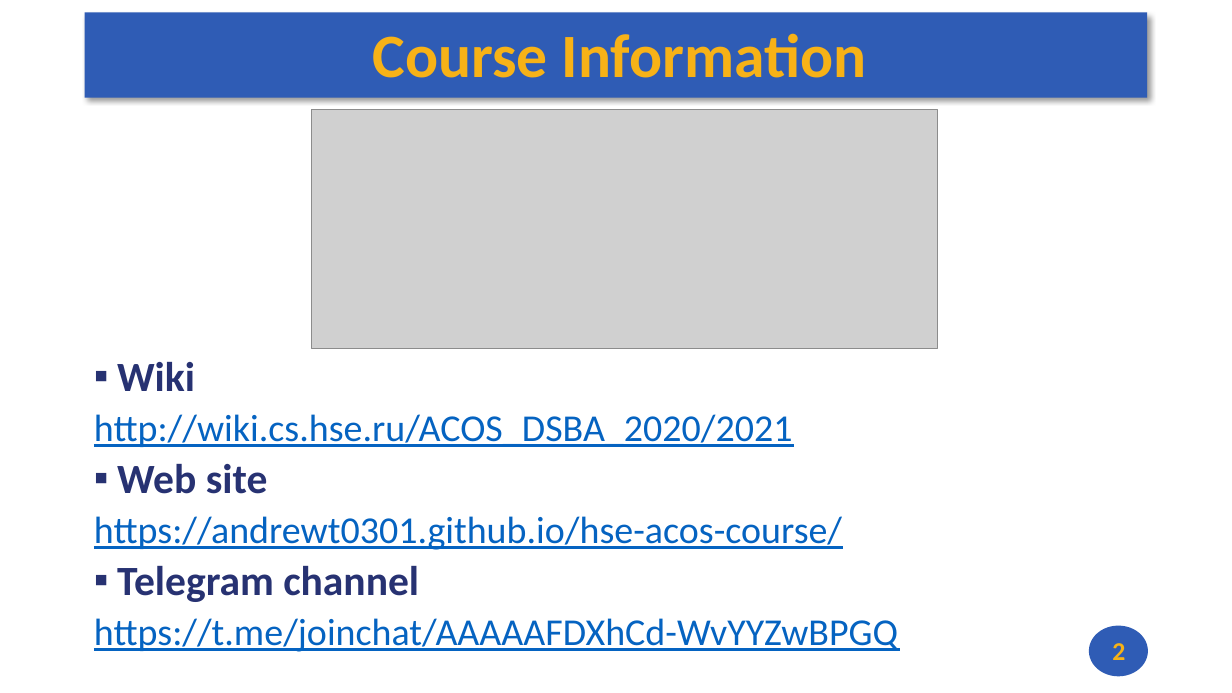
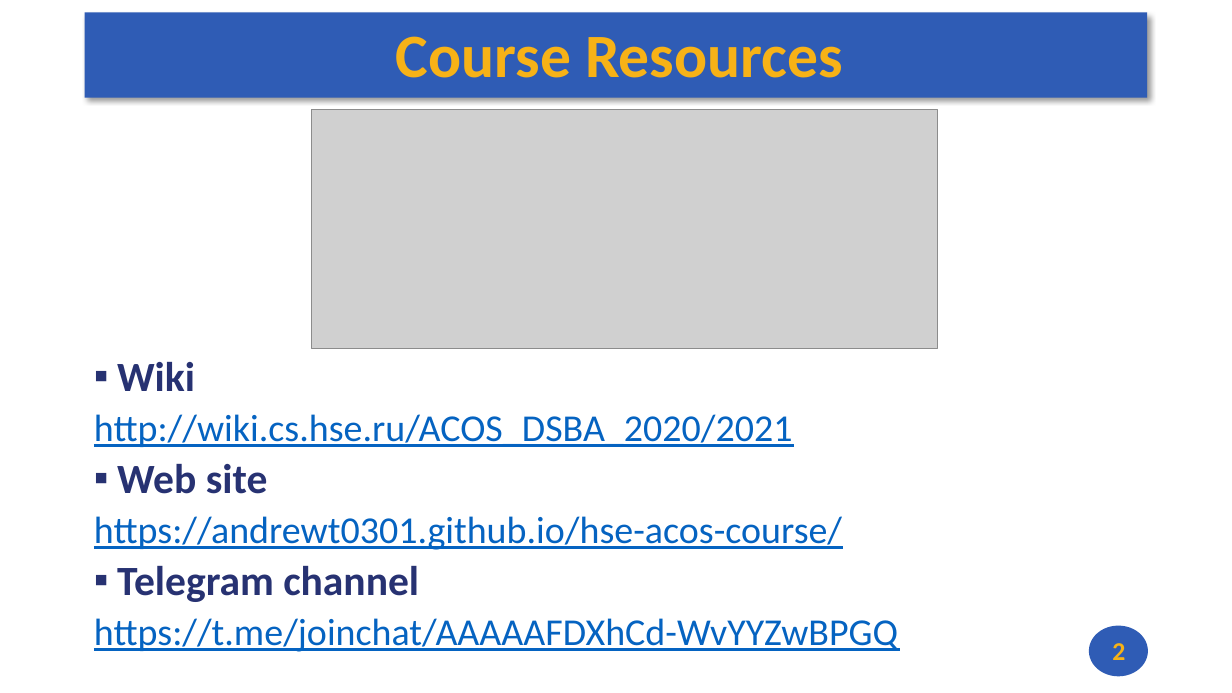
Before and after one commit to andrewt0301/hse-acos-course, a slide deck: slide 2 of docs/part1ca/01_Introduction/CA_Lecture_01.pptx. Drawn at 1232x693 pixels with LibreOffice and Linux fonts; fonts in the diff are those of the drawing; grey boxes stand for pictures. Boxes give left, top, right and bottom in pixels: in the first picture for what was removed or moved away, otherwise in the second. Text is boxed around its words. In the diff, an @@ line names an element or a change of style, - is before the commit and + after.

```diff
--- a/docs/part1ca/01_Introduction/CA_Lecture_01.pptx
+++ b/docs/part1ca/01_Introduction/CA_Lecture_01.pptx
@@ title at <box>396,36,843,78</box>: text changed @@
-Course Information
+Course Resources
```
Also in this commit, not shown: 3 other slides changed, 3 slides added, 1 other file.
